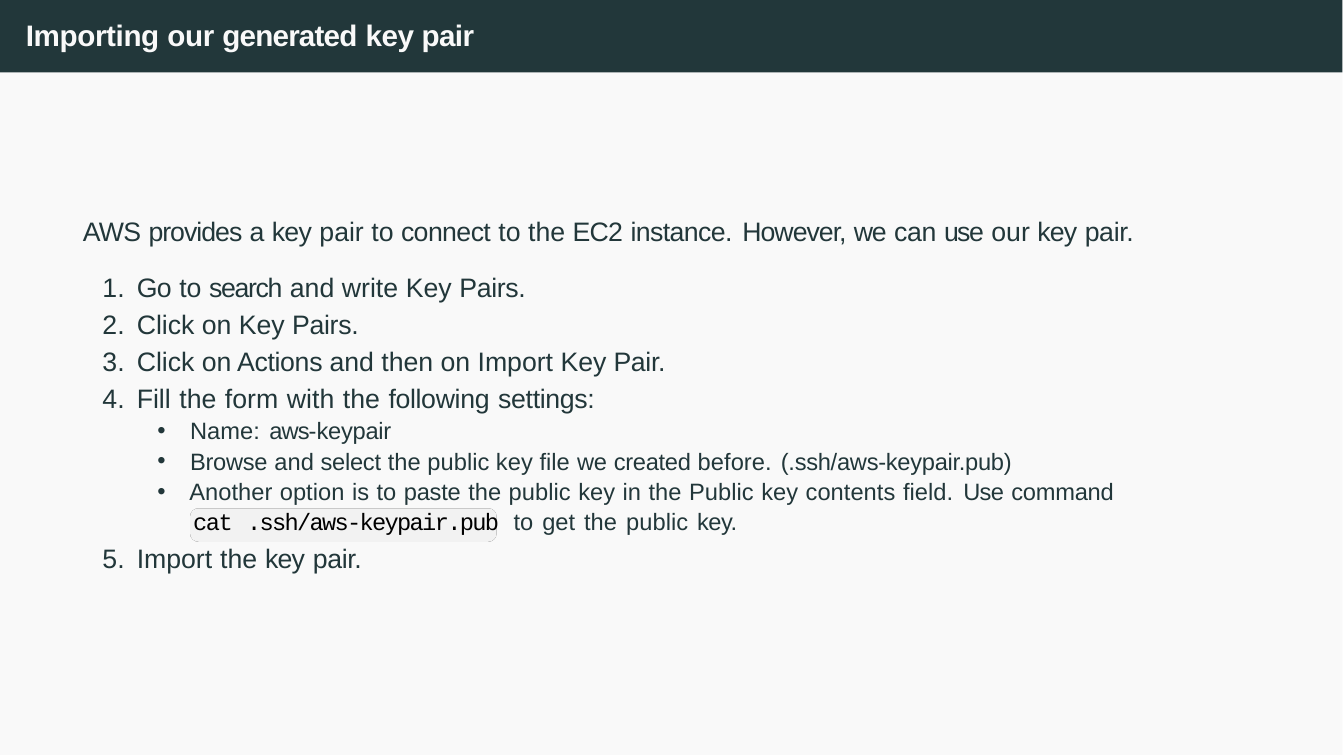
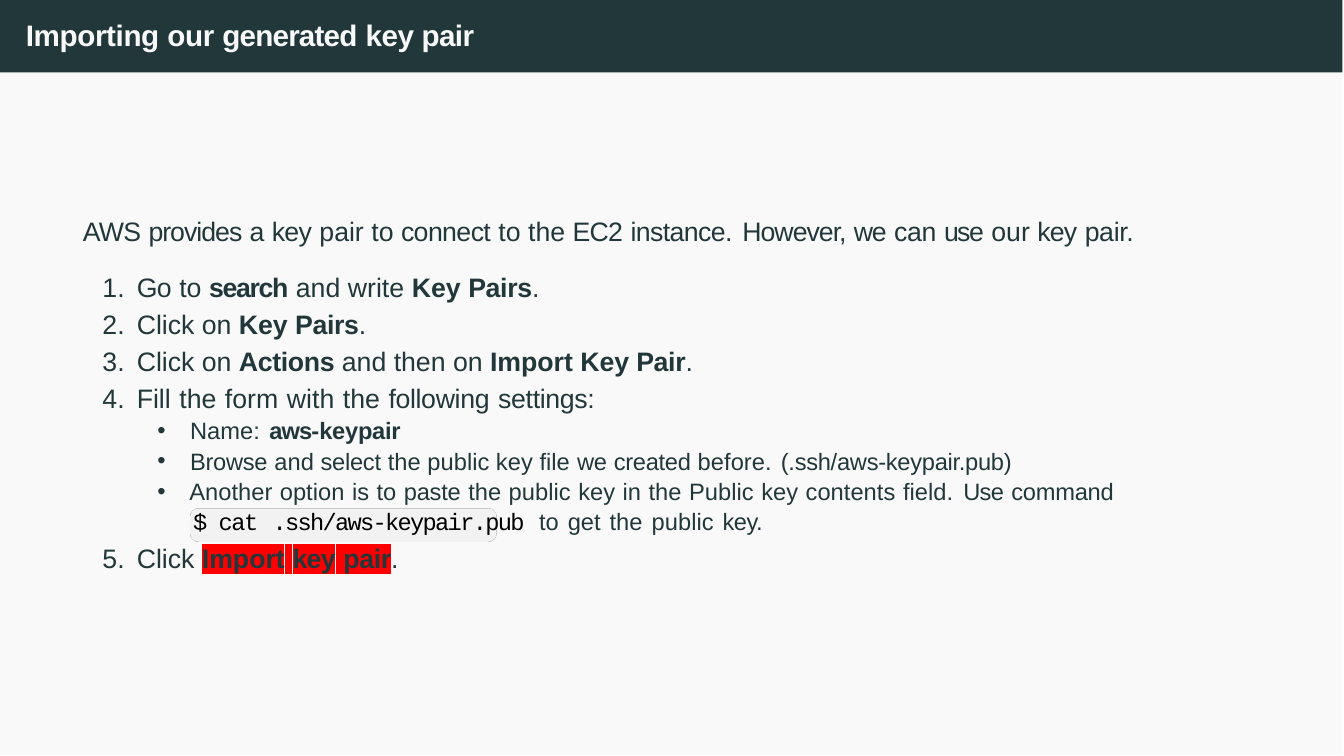
Before and after one commit to joanpaucm/HPDCB, a slide deck: slide 31 of src/slides/Session 3 - Introduction to AWS + EC2-2026.pptx. Drawn at 1344x756 pixels with LibreOffice and Linux fonts; fonts in the diff are those of the drawing. Boxes give left, top, right and bottom in pixels: in the first picture for what was removed or moved away, otherwise in the second. Text is boxed around its words. In the diff, an @@ line names an element or a change of style, - is before the commit and + after.

```diff
--- a/src/slides/Session 3 - Introduction to AWS + EC2-2026.pptx
+++ b/src/slides/Session 3 - Introduction to AWS + EC2-2026.pptx
@@ text at [137,277,693,444]: bold on in "search Key Pairs.", "Key Pairs.", "Actions Import Key Pair.", "aws-keypair" @@
@@ text at [137,513,763,573]: text changed @@
-cat .ssh/aws-keypair.pub to get the public key.
-5. Import the key pair.
+$ cat .ssh/aws-keypair.pub to get the public key.
+5. Click Import key pair.
```
Also in this commit, not shown: 14 other slides changed, 3 other files.
